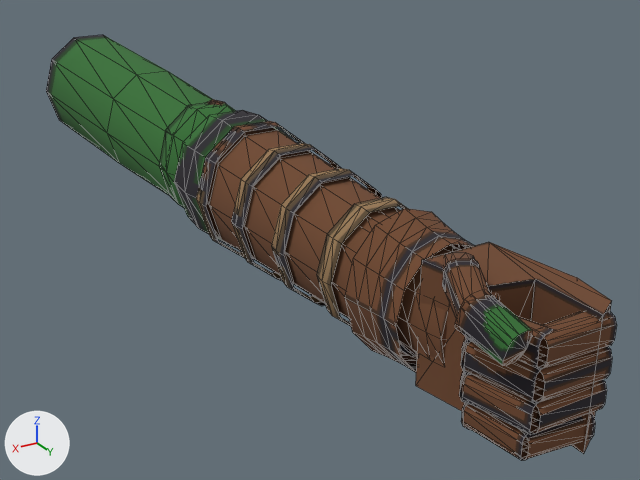
A saved change to the glTF model templates/models/gauntlets/hunter/hunter_L.glb.
Both versions are drawn from a 50 mm lens placed at (0.272, 0.319, 0.22), pointed at (-0.045, -0.209, -0.044). The axes (+X, +Y, +Z) are drawn at lower left. The lights are the same throughout. The older version comes first. Mesh edges are drawn as thin lines. Vertices at exactly the same position are counted once.

The first picture shows 'hunter_L mesh'.
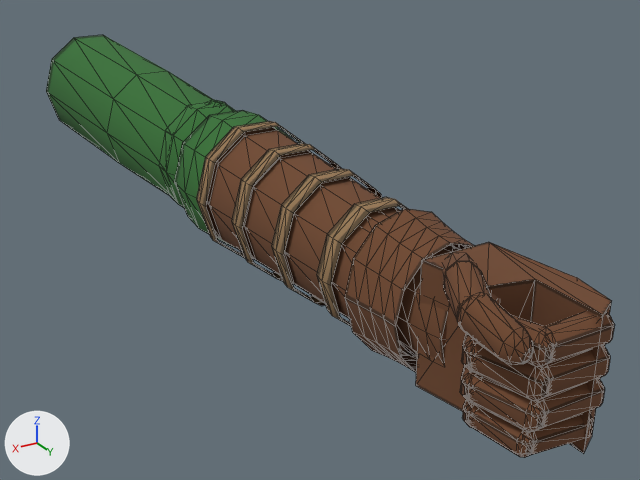
Changed parts and their boxes (x1, y1, x2, y2) in the pictures (640 x 480 px; the box of a moved part takes in the faces that stretch with it):
'hunter_L mesh', reshaped: before (46, 35, 617, 461); after (46, 35, 614, 458)
part 1 of me_hunter_l, rebuilt: before (537, 311, 617, 368); after (545, 312, 614, 364)
part 2 of me_hunter_l, rebuilt (6% shorter): before (464, 342, 545, 404); after (468, 343, 549, 401)
part 3 of me_hunter_l, rebuilt: before (521, 414, 595, 459); after (530, 415, 594, 455)
part 4 of me_hunter_l, rebuilt: before (442, 252, 475, 281); after (442, 253, 478, 285)
part 5 of me_hunter_l, rebuilt (6% shorter): before (462, 374, 540, 435); after (466, 375, 545, 432)
part 6 of me_hunter_l, rebuilt (mostly hidden): before (461, 403, 471, 430); after (462, 400, 474, 428)
part 7 of me_hunter_l, rebuilt (mostly hidden): before (465, 292, 500, 341); after (489, 292, 500, 305)
part 8 of me_hunter_l, rebuilt: before (530, 380, 607, 433); after (539, 378, 605, 428)
part 9 of me_hunter_l, rebuilt: before (463, 404, 529, 461); after (467, 404, 533, 458)
part 10 of me_hunter_l, rebuilt: before (455, 290, 533, 366); after (457, 292, 533, 365)
part 11 of me_hunter_l, rebuilt: before (517, 316, 554, 369); after (511, 315, 553, 367)
part 12 of me_hunter_l, rebuilt: before (442, 259, 489, 318); after (443, 261, 491, 319)
part 13 of me_hunter_l, added: after (460, 365, 480, 403)
part 14 of me_hunter_l, moved or reshaped: before (459, 337, 612, 405); after (461, 334, 610, 398)
part 15 of me_hunter_l, surface changed: (160, 100, 474, 373) in both

The edits, one by one:
me_hunter_l is used by ob_hunter_l_mesh; location (0.0, 0.0, 0.0).
me_hunter_l had 966 vertices, 1474 faces and spanned x -0.058..0.05, y -0.6..0.088, z -0.051..0.051.
me_hunter_l now has 1246 vertices, 2284 faces and spans x -0.058..0.05, y -0.6..0.089, z -0.051..0.051.
me_hunter_l part 1: the loose piece of 24 vertices spanning x -0.02..0.02, y 0.073..0.088, z 0.017..0.034 is rebuilt with 40 vertices and now spans x -0.024..0.02, y 0.073..0.088, z 0.017..0.034.
me_hunter_l part 2: the loose piece of 24 vertices spanning x 0.009..0.033, y 0.046..0.086, z 0.0..0.017 is rebuilt with 40 vertices and now spans x 0.01..0.032, y 0.046..0.088, z 0.0..0.017.
me_hunter_l part 3: the loose piece of 24 vertices spanning x -0.018..0.021, y 0.072..0.087, z -0.033..-0.018 is rebuilt with 40 vertices and now spans x -0.02..0.021, y 0.072..0.087, z -0.033..-0.018.
me_hunter_l part 4: the loose piece of 24 vertices spanning x -0.003..0.033, y 0.001..0.042, z 0.02..0.049 is rebuilt with 40 vertices and now spans x -0.002..0.031, y 0.002..0.041, z 0.021..0.048.
me_hunter_l part 5: the loose piece of 24 vertices spanning x 0.009..0.033, y 0.046..0.085, z -0.017..0.0 is rebuilt with 40 vertices and now spans x 0.01..0.032, y 0.046..0.088, z -0.017..0.0.
me_hunter_l part 6: the loose piece of 24 vertices spanning x 0.0..0.029, y 0.029..0.056, z -0.033..-0.018 is rebuilt with 48 vertices and now spans x 0.0..0.029, y 0.03..0.055, z -0.033..-0.018.
me_hunter_l part 7: the loose piece of 24 vertices spanning x 0.002..0.033, y 0.028..0.058, z 0.017..0.034 is rebuilt with 48 vertices and now spans x 0.002..0.032, y 0.027..0.058, z 0.017..0.034.
me_hunter_l part 8: the loose piece of 24 vertices spanning x -0.02..0.02, y 0.073..0.088, z -0.017..0.0 is rebuilt with 40 vertices and now spans x -0.024..0.02, y 0.073..0.088, z -0.017..0.0.
me_hunter_l part 9: the loose piece of 24 vertices spanning x 0.011..0.029, y 0.045..0.082, z -0.033..-0.018 is rebuilt with 40 vertices and now spans x 0.011..0.028, y 0.046..0.084, z -0.033..-0.018.
me_hunter_l part 10: the loose piece of 24 vertices spanning x 0.025..0.045, y 0.052..0.085, z 0.022..0.047 is rebuilt with 48 vertices and now spans x 0.025..0.045, y 0.05..0.089, z 0.023..0.046.
me_hunter_l part 11: the loose piece of 24 vertices spanning x 0.009..0.033, y 0.046..0.086, z 0.017..0.034 is rebuilt with 40 vertices and now spans x 0.01..0.032, y 0.046..0.088, z 0.017..0.034.
me_hunter_l part 12: the loose piece of 24 vertices spanning x 0.015..0.044, y 0.027..0.065, z 0.028..0.05 is rebuilt with 40 vertices and now spans x 0.016..0.043, y 0.026..0.064, z 0.028..0.05.
me_hunter_l part 13: a new loose piece of 48 vertices spanning x 0.002..0.032, y 0.028..0.058, z -0.017..0.0, in mat_retro (picture img_image_0).
me_hunter_l part 14: 7 vertices moved from x 0.002..0.023, y 0.031..0.057, z -0.016..0.016 to x -0.024..0.033, y 0.053..0.082, z 0.005..0.012; 65 vertices removed from x -0.02..0.033, y 0.028..0.088, z -0.017..0.017; 81 vertices added at x -0.024..0.033, y 0.027..0.088, z 0.0..0.017.
me_hunter_l part 15: 698 kept faces spanning x -0.058..0.047, y -0.345..0.018, z -0.049..0.049 get new texture (UV) coordinates.
